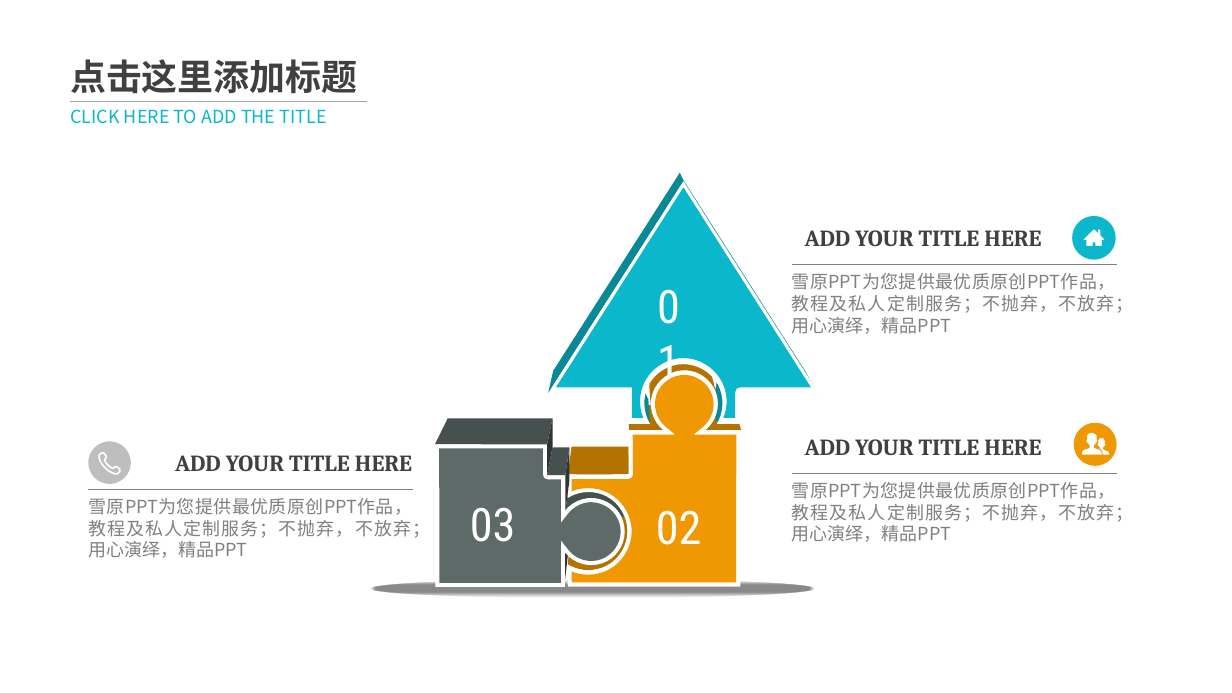
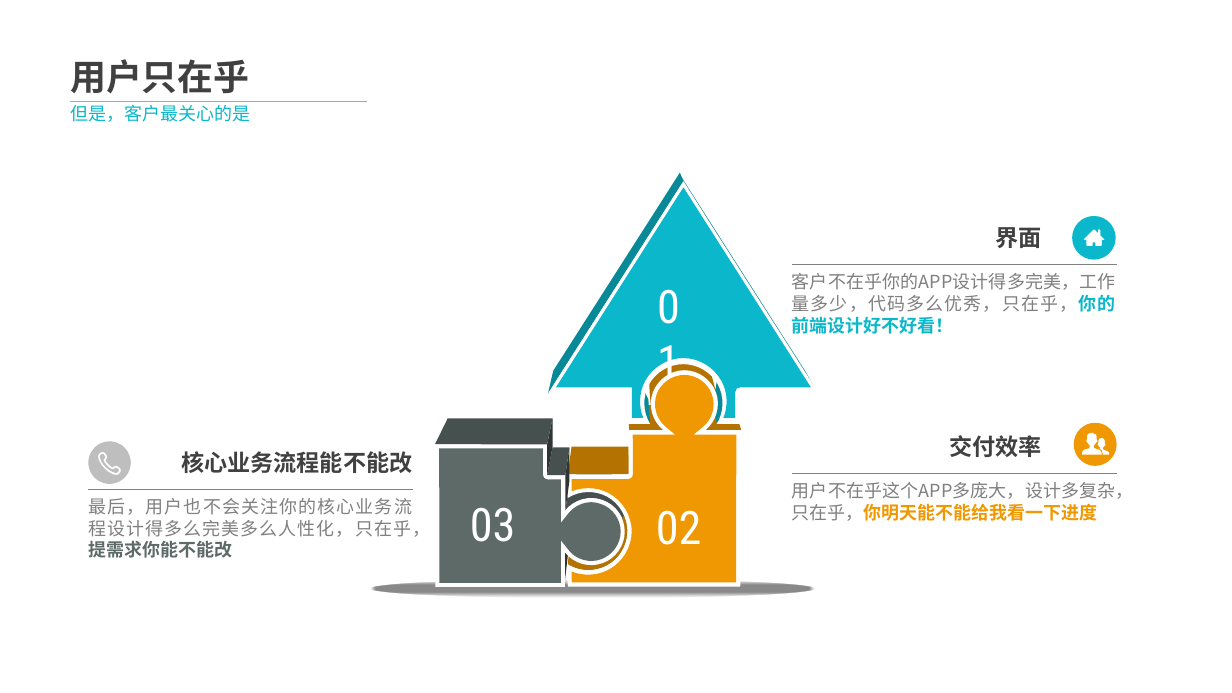
Before and after one commit to alucard263096/BP, a slide deck: slide 4 of App-Link 商业计划书.pptx (slide 21 before the commit). Drawn at 1232x693 pixels with LibreOffice and Linux fonts; fonts in the diff are those of the drawing; background and template pictures are left out. Boxes give left, top, right and bottom in pixels: in the first picture for what was removed or moved away, otherwise in the second. Text is boxed around its words. In the diff, an @@ line names an element or a change of style, - is before the commit and + after.

```diff
--- a/App-Link 商业计划书.pptx
+++ b/App-Link 商业计划书.pptx
@@ text at [70, 59, 249, 93]: text changed @@
-点击这里添加标题
+用户只在乎
@@ text at [70, 105, 250, 122]: text changed @@
-CLICK HERE TO ADD THE TITLE
+但是，客户最关心的是
@@ text at [996, 227, 1042, 248]: text changed @@
-ADD YOUR TITLE HERE
+界面
@@ text at [792, 273, 1116, 334]: text changed @@
-雪原PPT为您提供最优质原创PPT作品，教程及私人定制服务；不抛弃，不放弃；用心演绎，精品PPT
+客户不在乎你的APP设计得多完美，工作量多少，代码多么优秀，只在乎，你的前端设计好不好看！
@@ text at [949, 435, 1041, 457]: text changed @@
-ADD YOUR TITLE HERE
+交付效率
@@ text at [181, 451, 412, 473]: text changed @@
-ADD YOUR TITLE HERE
+核心业务流程能不能改
@@ text at [88, 498, 430, 558]: text changed @@
-雪原PPT为您提供最优质原创PPT作品，教程及私人定制服务；不抛弃，不放弃；用心演绎，精品PPT
+最后，用户也不会关注你的核心业务流程设计得多么完美多么人性化，只在乎，提需求你能不能改
@@ text at [792, 482, 1134, 521]: text changed @@
-雪原PPT为您提供最优质原创PPT作品，教程及私人定制服务；不抛弃，不放弃；用心演绎，精品PPT
+用户不在乎这个APP多庞大，设计多复杂，只在乎，你明天能不能给我看一下进度
```
Also in this commit, not shown: 3 other slides changed, 2 slides added, 1 slide removed.
